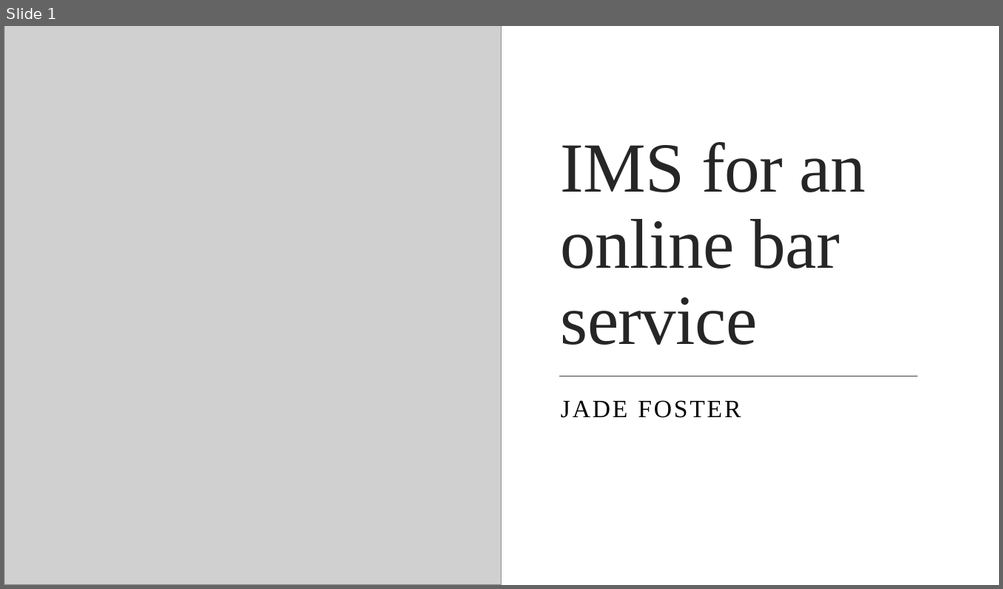
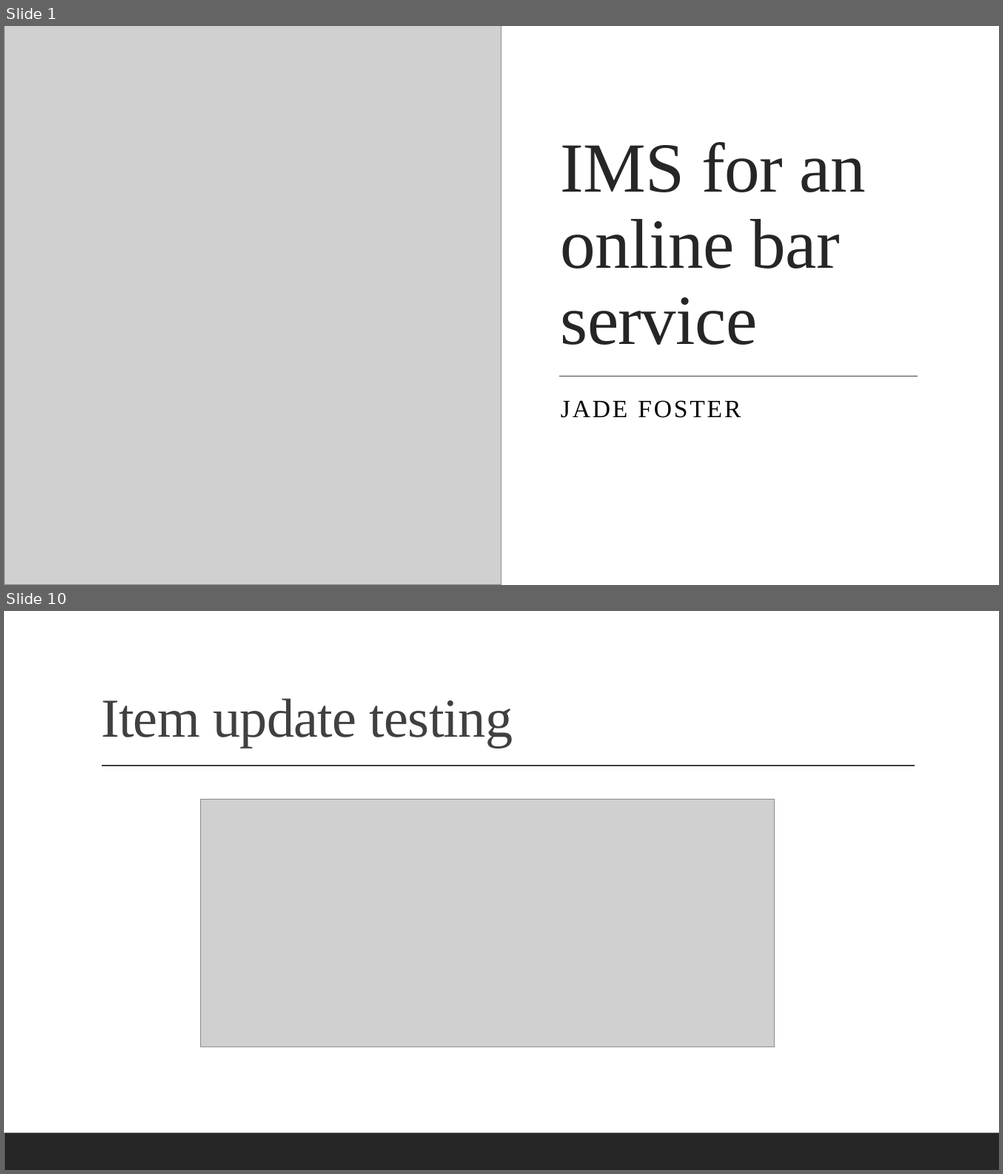
Before and after one commit to jadewfoster/IMS-22JulyEnable3, a slide deck: documentation/Fundamental Project (IMS) Presentation.pptx. Shown one above the other, each under a label of ours: slide 1 before the commit, slides 1 and 10 after it; the slides between them are not shown. The pictures are 1003x589 and 1003x1174 pixels, drawn with LibreOffice and Linux fonts; fonts in the diff are those of the drawing; grey boxes stand for pictures. Boxes give left, top, right and bottom in pixels: in the first picture for what was removed or moved away, otherwise in the second. Text is boxed around its words. In the diff, an @@ line names an element or a change of style, - is before the commit and + after.

```diff
--- a/documentation/Fundamental Project (IMS) Presentation.pptx
+++ b/documentation/Fundamental Project (IMS) Presentation.pptx
@@ slide 10 added at (4,611,999,1170), background #FFFFFF; not listed: 1 template element that a slide beside it also shows @@
@@ title added at (101,698,513,747), 53 pt, text #404040 @@
+Item update testing
@@ line added from (102, 766) to (915, 766), #404040 1 pt @@
@@ picture added at (200,799,774,1048) @@
```
Also in this commit, not shown: 9 slides changed, 14 other slides added, 3 slides removed, 8 other files.
